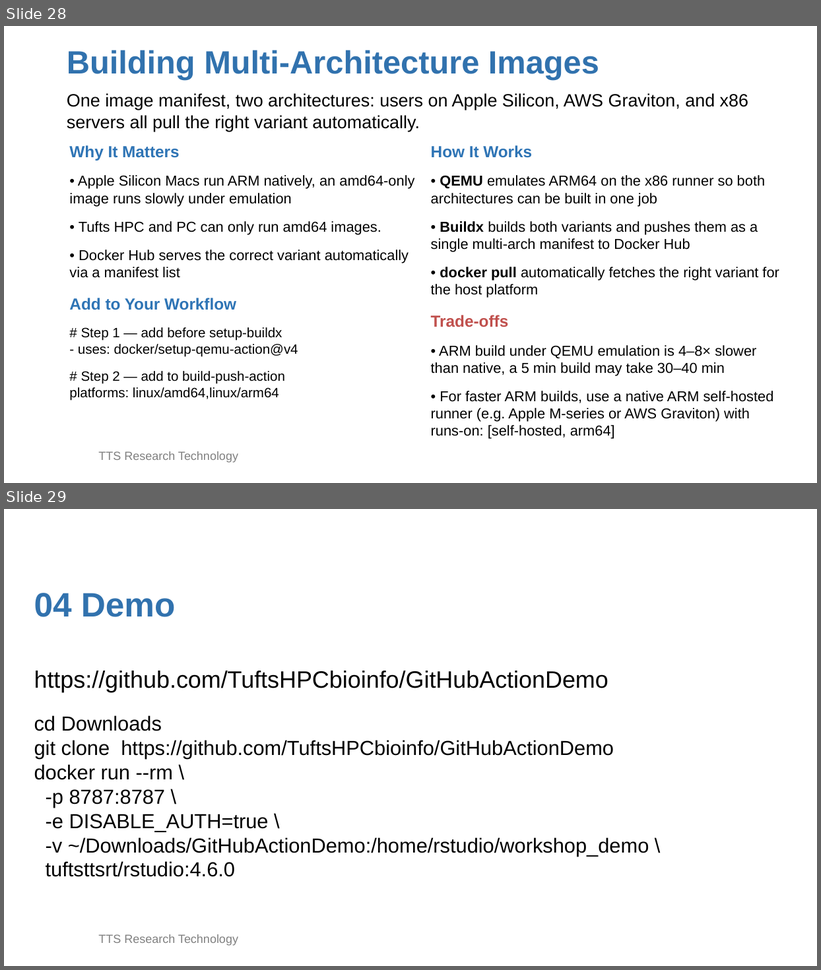
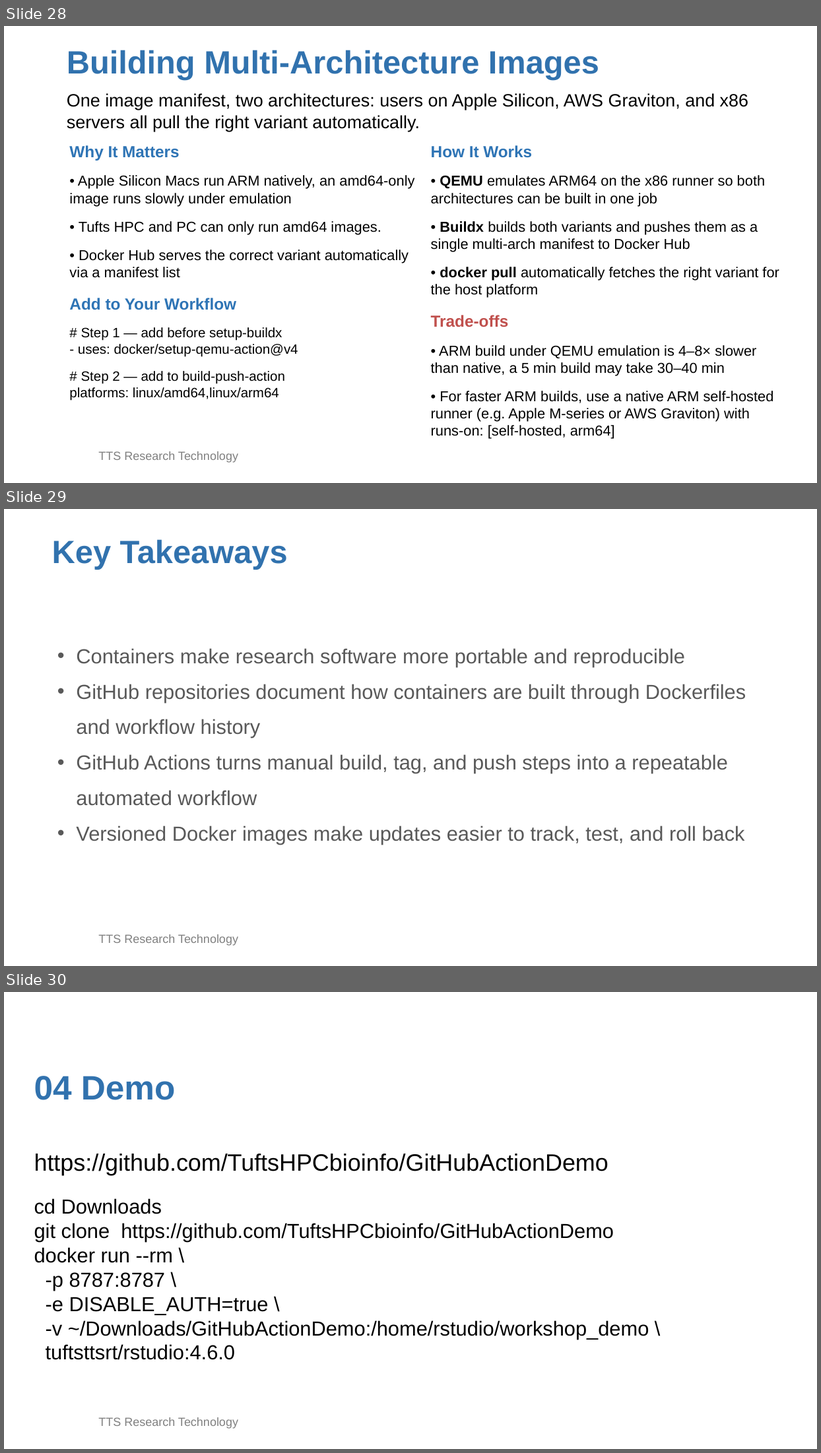
Before and after one commit to TuftsHPCbioinfo/GitHubActionDemo, a slide deck: github_action_docker_slide.pptx. Shown one above the other, each under a label of ours: slides 28 and 29 before the commit, slides 28, 29 and 30 after it. The pictures are 821x970 and 821x1453 pixels, drawn with LibreOffice and Linux fonts; fonts in the diff are those of the drawing; background and template pictures are left out. Boxes give left, top, right and bottom in pixels: in the first picture for what was removed or moved away, otherwise in the second. Text is boxed around its words. In the diff, an @@ line names an element or a change of style, - is before the commit and + after.

```diff
--- a/github_action_docker_slide.pptx
+++ b/github_action_docker_slide.pptx
@@ slide 29 added at (4,509,817,966), background picture (left out); not listed: 1 template element that a slide beside it also shows @@
@@ title added at (52,539,288,570), 38 pt, text #3172AE, bold @@
+Key Takeaways
@@ text added at (76,648,746,845), 24 pt, text #595959 @@
+• Containers make research software more portable and reproducible
+• GitHub repositories document how containers are built through Dockerfiles and workflow history
+• GitHub Actions turns manual build, tag, and push steps into a repeatable automated workflow
+• Versioned Docker images make updates easier to track, test, and roll back
@@ what was slide 29 is now slide 30 @@
```
Also in this commit, not shown: 4 slides changed, 1 other slide added, 1 slide removed, 2 other files.
